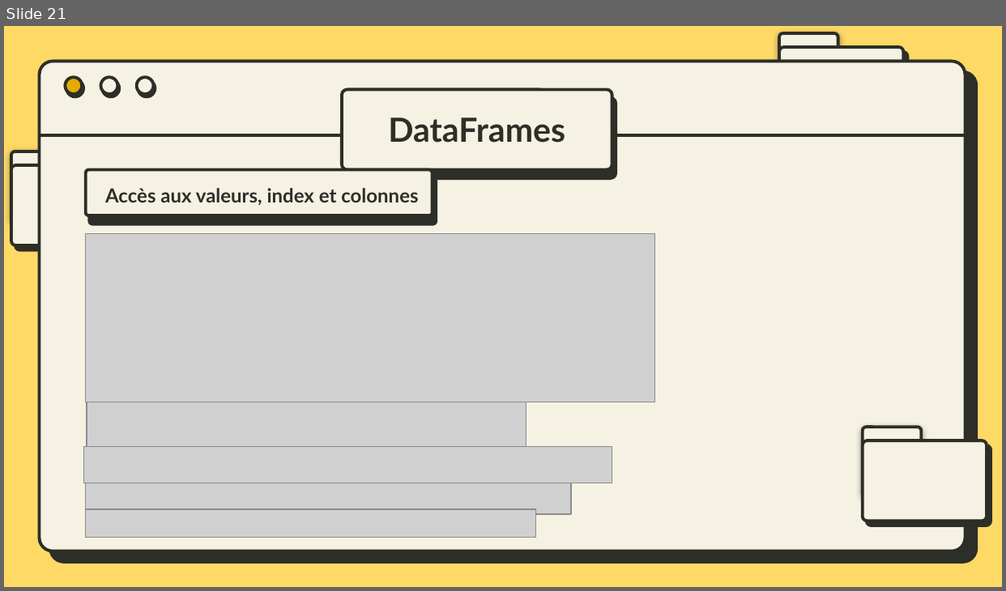
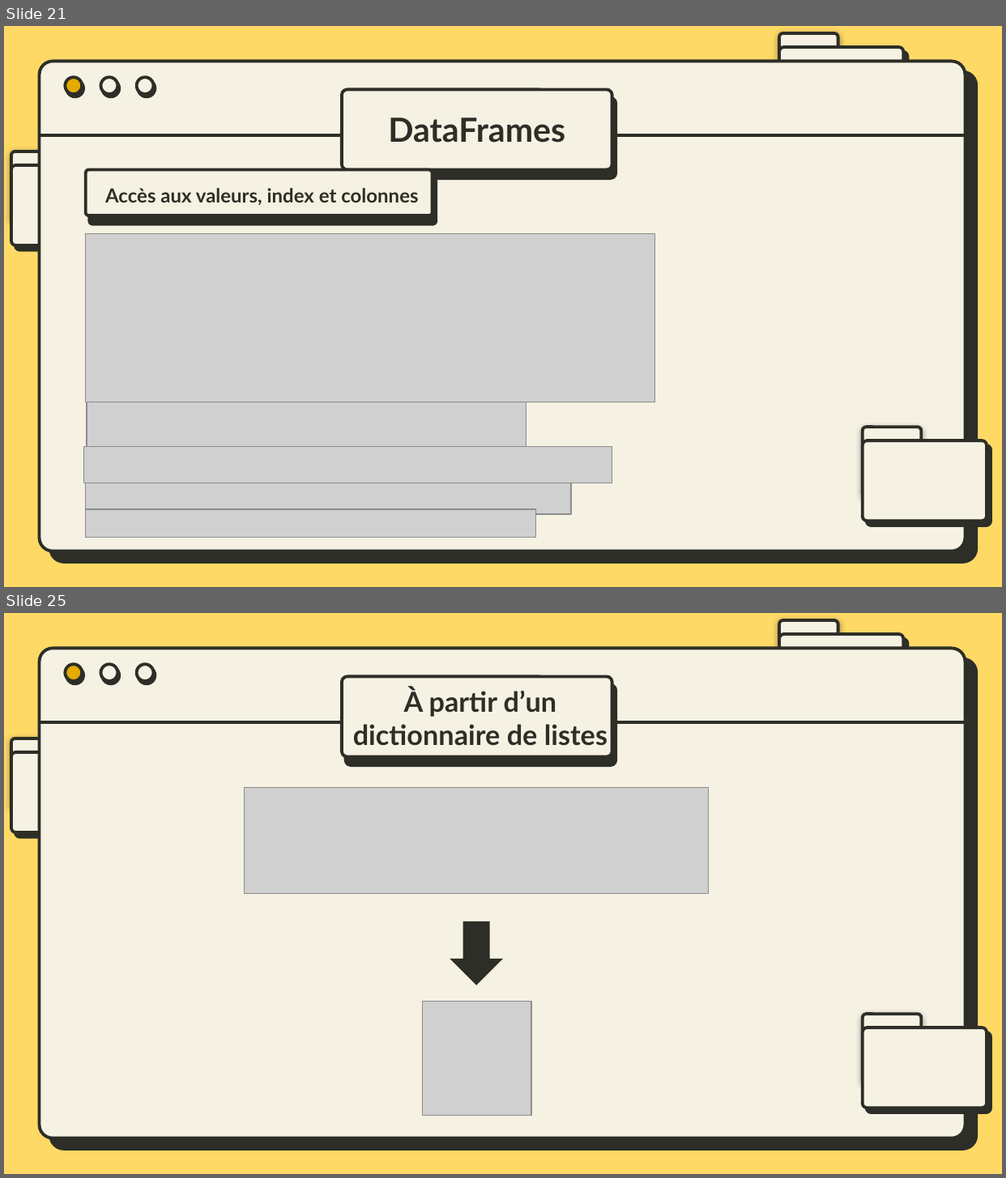
Before and after one commit to bydevmar/Master_MASD_FPO, a slide deck: SEMESTER 1/Modélisation avec Python/M- Pandas/Presentation/Pandas.pptx. Shown one above the other, each under a label of ours: slide 21 before the commit, slides 21 and 25 after it; the slides between them are not shown. The pictures are 1006x591 and 1006x1178 pixels, drawn with LibreOffice and Linux fonts; fonts in the diff are those of the drawing; grey boxes stand for pictures. Boxes give left, top, right and bottom in pixels: in the first picture for what was removed or moved away, otherwise in the second. Text is boxed around its words. In the diff, an @@ line names an element or a change of style, - is before the commit and + after.

```diff
--- a/SEMESTER 1/Modélisation avec Python/M- Pandas/Presentation/Pandas.pptx
+++ b/SEMESTER 1/Modélisation avec Python/M- Pandas/Presentation/Pandas.pptx
@@ slide 25 added at bbox=[4, 613, 1002, 1174], background #FFD966; not listed: 11 template elements that a slide beside it also shows @@
@@ rounded rectangle added at bbox=[341, 677, 612, 756], fill #F6F2E3, outline #2D2E27 2.25 pt @@
@@ text added at bbox=[353, 688, 607, 746], 20 pt, text #2D2E27, bold @@
+À partir d’un dictionnaire de listes
@@ picture added at bbox=[244, 788, 709, 893] @@
@@ down arrow added at bbox=[450, 922, 503, 986], fill #2D2E27 @@
@@ picture added at bbox=[422, 1001, 530, 1116] @@
```
Also in this commit, not shown: 11 other slides added, 6 other files.
